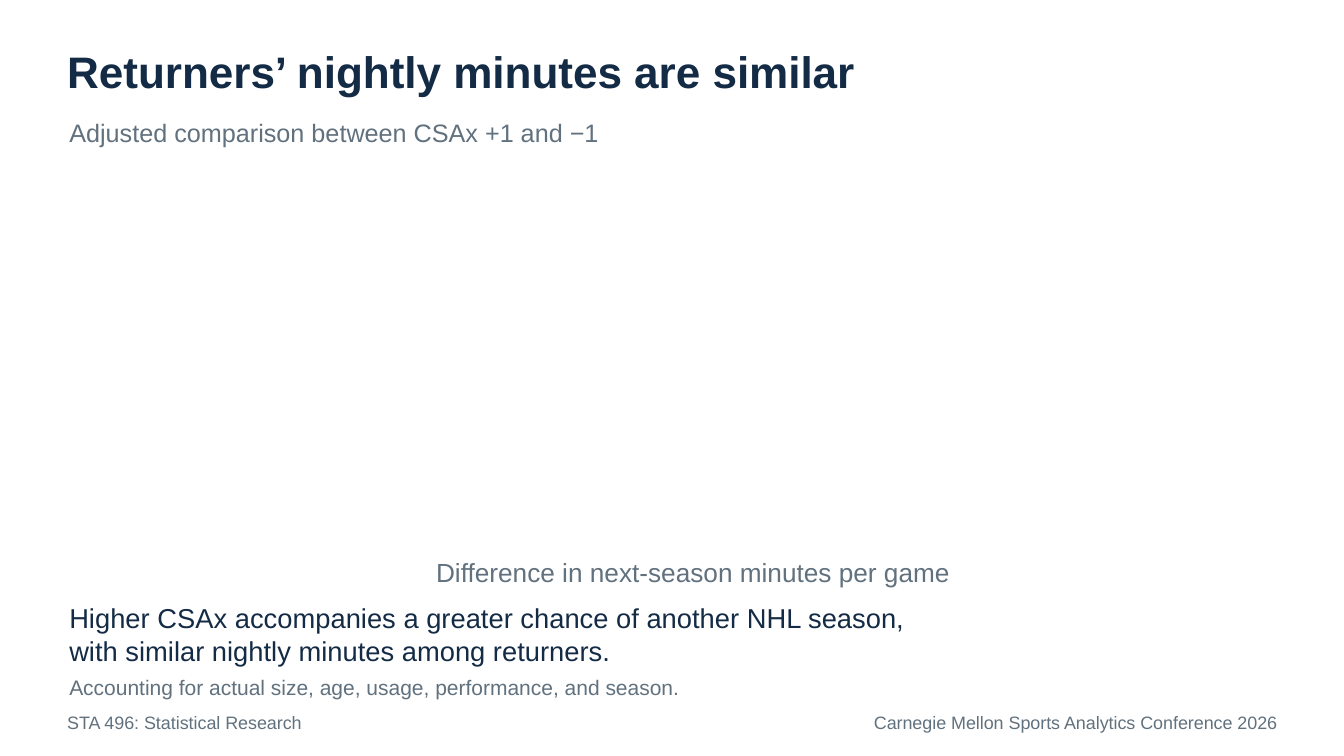
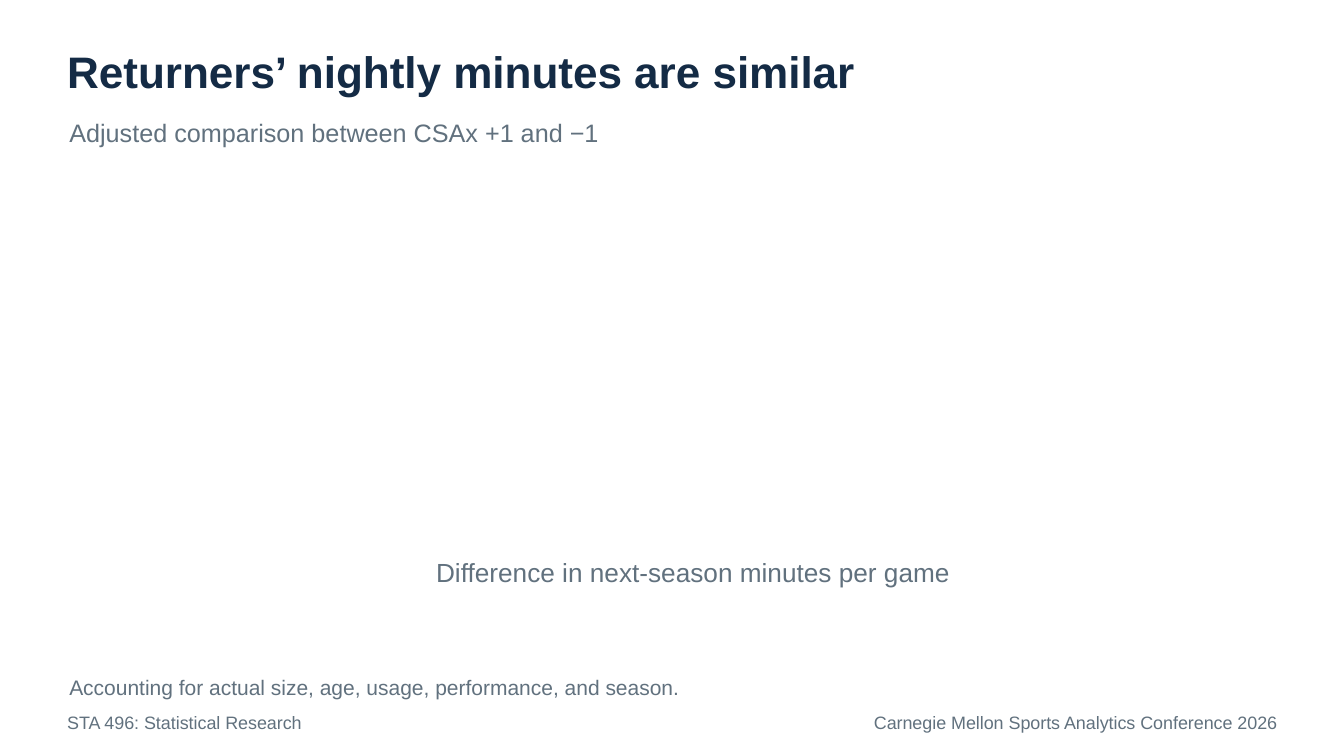
Before and after one commit to RentoSaijo/CSAx_STA496, a slide deck: slide 38 of reports/presentation.pptx. Drawn at 1344x756 pixels with LibreOffice and Linux fonts; fonts in the diff are those of the drawing. Boxes give left, top, right and bottom in pixels: in the first picture for what was removed or moved away, otherwise in the second. Text is boxed around its words. In the diff, an @@ line names an element or a change of style, - is before the commit and + after.

```diff
--- a/reports/presentation.pptx
+++ b/reports/presentation.pptx
@@ text removed at (69, 608, 904, 666) @@
-Higher CSAx accompanies a greater chance of another NHL season,
-with similar nightly minutes among returners.
```
Also in this commit, not shown: 10 other slides changed.
